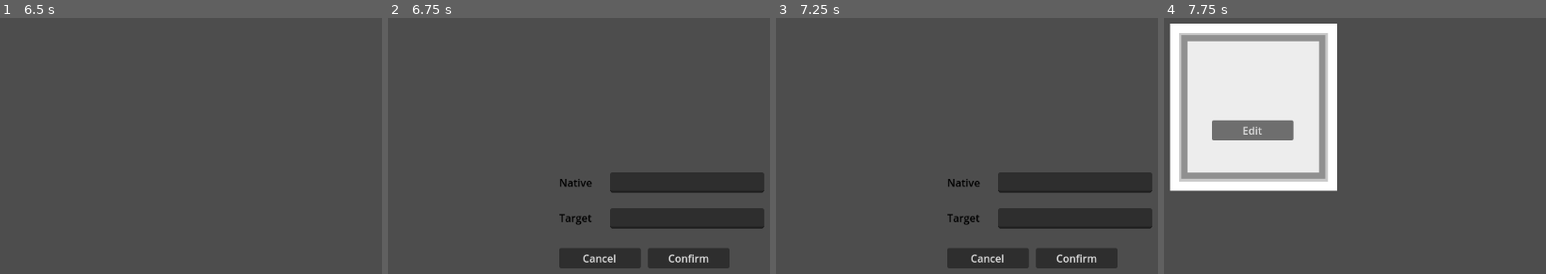
Above: before the commit, frames 1-4 (left to right).
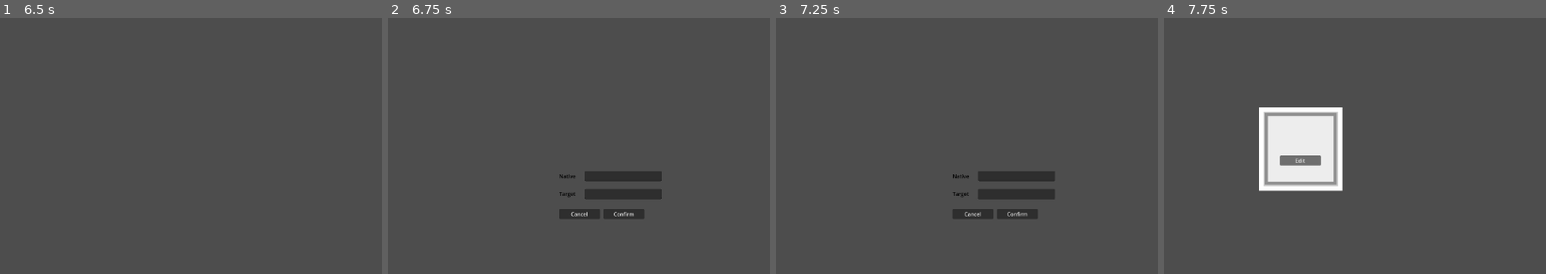
Above: after the commit, the same moments.

Repository: koljapluemer/vocab-city
Game: Godot game, scene res://scenes/map.tscn
Same seed, same stepped clock (60 frames per second), same inputs: the game is played once before the commit and once after it.
Inputs (mouse positions are in pixels of both pictures, inside the frame that each line leads up to):
- Up to frame 1 (6.5 s): tap Enter at 0.5, 2, 3.5 s; move the mouse to (171, 169) at 0.52 s; tap Down (camera_down) at 0.6, 3.05, 3.6, 6.05 s; tap Left (camera_left) at 0.8, 1.35, 3.8, 4.35 s; tap Space at 1.25, 2.75, 4.25 s; move the mouse to (outside the picture) at 1.27 s; tap Right (camera_right) at 1.55, 2.1, 4.55, 5.1 s; move the mouse to (80, 97) at 2.02 s; tap Up (camera_up) at 2.3, 2.85, 5.3, 5.85 s; move the mouse to (outside the picture) at 2.77 s; move the mouse to (233, 253) at 3.52 s; move the mouse to (outside the picture) at 4.27 s; move the mouse to (42, 189) at 5.02 s; move the mouse to (outside the picture) at 5.77 s
- Up to frame 2 (6.75 s): move the mouse to (559, 169) at 6.52 s; click (559, 169) at 6.6 s
- Up to frame 3 (7.25 s): tap Left (camera_left) at 6.8 s
- Up to frame 4 (7.75 s): click "Confirm" at 7.25 s

Frame 1 is identical in both runs. In frame 2, 10% of the frame differs, in the area x 44-99%, y 59-98%; in frame 3, 10%; in frame 4, 26%, in the area x 1-47%, y 2-68%.

Commit message:
add poc for camera movement with arrow keys

Diff:
--- a/scenes/Camera2D.gd
+++ b/scenes/Camera2D.gd
@@ -1,5 +1,5 @@
 extends Camera2D
-
+const MOVE_SPEED = 1000
 
 # Called when the node enters the scene tree for the first time.
 func _ready():
@@ -9,4 +9,10 @@
 # Called every frame. 'delta' is the elapsed time since the previous frame.
 func _process(delta):
 	if (Input.is_action_just_pressed("camera_up")):
-		print("camera should move up")
+		global_position += Vector2.UP * delta * MOVE_SPEED
+	if (Input.is_action_just_pressed("camera_down")):
+		global_position += Vector2.DOWN * delta * MOVE_SPEED
+	if (Input.is_action_just_pressed("camera_right")):
+		global_position += Vector2.RIGHT * delta * MOVE_SPEED
+	if (Input.is_action_just_pressed("camera_left")):
+		global_position += Vector2.LEFT * delta * MOVE_SPEED
--- a/scenes/map.tscn
+++ b/scenes/map.tscn
@@ -21,4 +21,5 @@
 script = ExtResource("2_krrt7")
 
 [node name="Camera2D" type="Camera2D" parent="."]
+zoom = Vector2(0.5, 0.5)
 script = ExtResource("3_5phxi")
--- a/scenes/prefabs/InterfaceVocab.tscn
+++ b/scenes/prefabs/InterfaceVocab.tscn
@@ -3,6 +3,7 @@
 [node name="InterfaceVocab" type="Panel"]
 
 [node name="LabelNative" type="Label" parent="."]
+layout_mode = 0
 offset_top = 80.0
 offset_right = 51.0
 offset_bottom = 103.0
@@ -10,6 +11,7 @@
 text = "Native"
 
 [node name="LabelTarget" type="Label" parent="."]
+layout_mode = 0
 offset_top = 32.0
 offset_right = 106.0
 offset_bottom = 79.0
@@ -18,6 +20,7 @@
 text = "Target"
 
 [node name="ButtonEdit" type="Button" parent="."]
+layout_mode = 0
 offset_top = 120.0
 offset_right = 125.0
 offset_bottom = 151.0
